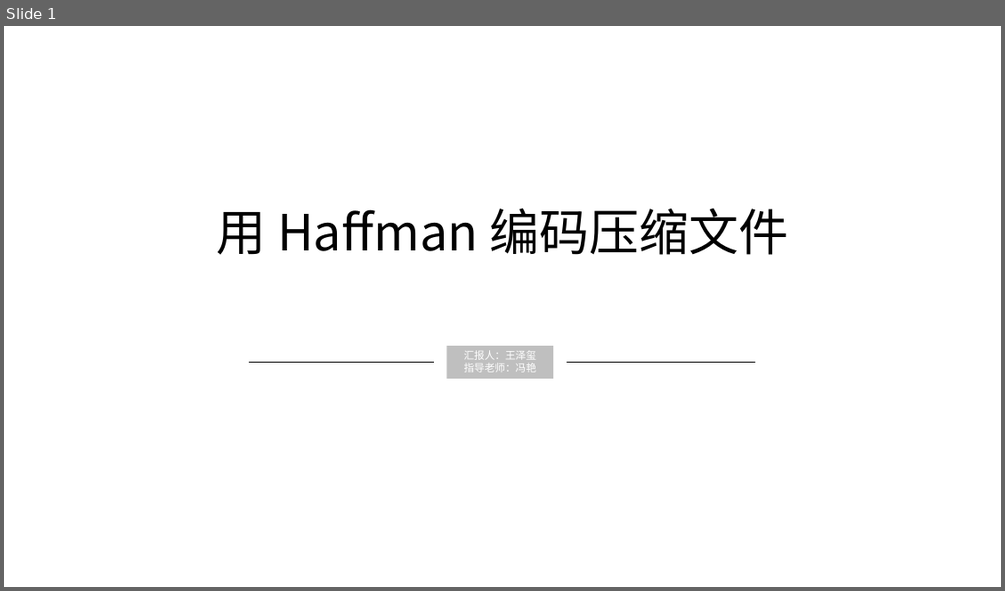
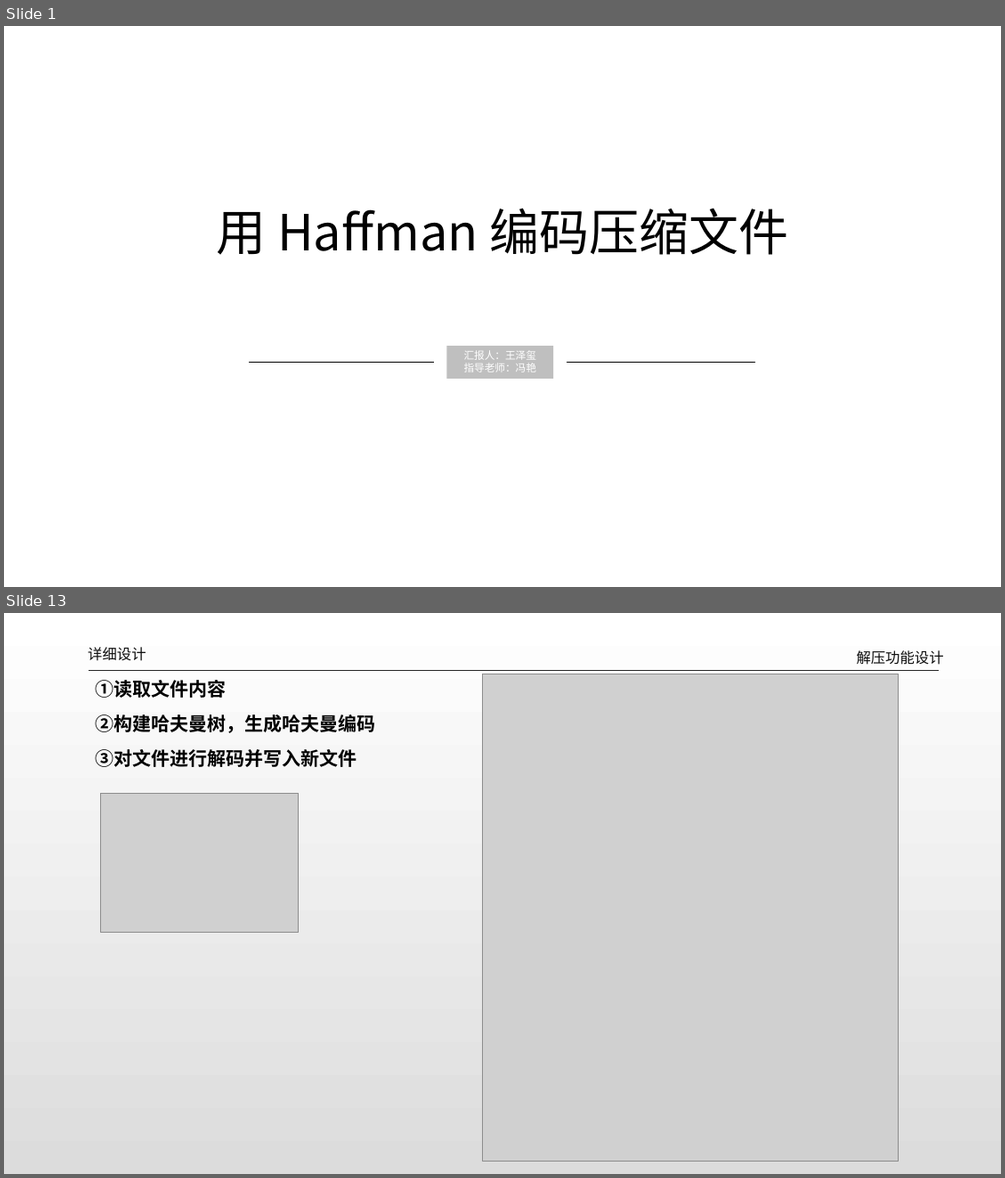
Before and after one commit to dlct-wzx/data-structure-practice, a slide deck: 答辩ppt.pptx. Shown one above the other, each under a label of ours: slide 1 before the commit, slides 1 and 13 after it; the slides between them are not shown. The pictures are 1005x591 and 1005x1178 pixels, drawn with LibreOffice and Linux fonts; fonts in the diff are those of the drawing; grey boxes stand for pictures. Boxes give left, top, right and bottom in pixels: in the first picture for what was removed or moved away, otherwise in the second. Text is boxed around its words. In the diff, an @@ line names an element or a change of style, - is before the commit and + after.

```diff
--- a/答辩ppt.pptx
+++ b/答辩ppt.pptx
@@ slide 13 added at <box>4,613,1001,1174</box>, background gradient #FFFFFF to #DCDCDC @@
@@ text added at <box>88,647,146,661</box>, 14 pt, text #0D0D0D @@
+详细设计
@@ text added at <box>857,650,944,665</box>, 14 pt, text #0D0D0D @@
+解压功能设计
@@ line added from (89, 670) to (938, 670), #262626 0.5 pt @@
@@ text added at <box>96,680,376,767</box>, 18 pt, text #000000, bold @@
+①读取文件内容
+②构建哈夫曼树，生成哈夫曼编码
+③对文件进行解码并写入新文件
@@ picture added at <box>483,674,898,1161</box> @@
@@ picture added at <box>100,793,299,933</box> @@
```
Also in this commit, not shown: 7 slides changed, 11 other slides added, 19 slides removed, 8 other files.
